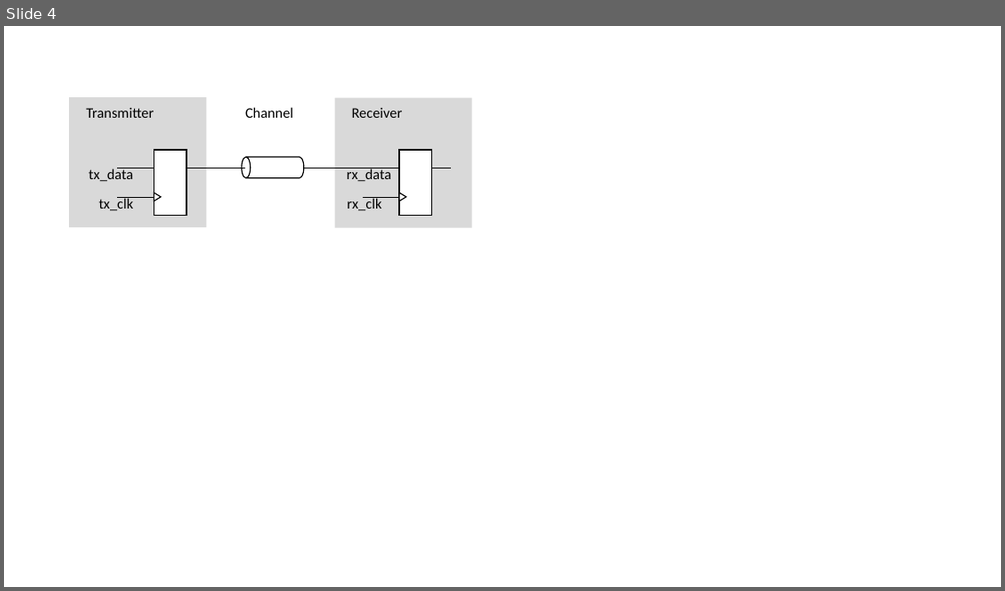
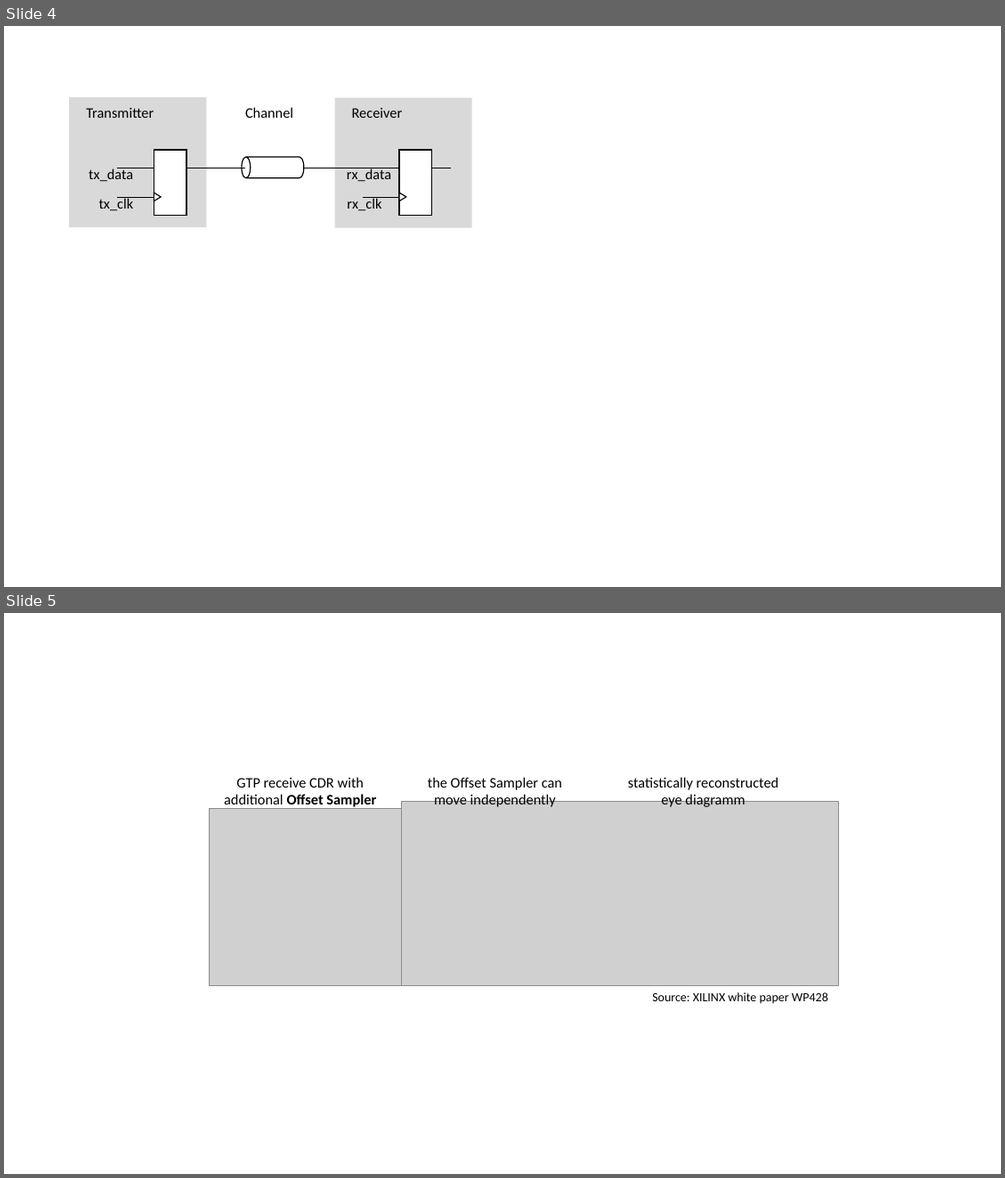
Before and after one commit to munich-ml/BER_tail_fit, a slide deck: images/images.pptx. Shown one above the other, each under a label of ours: slide 4 before the commit, slides 4 and 5 after it. The pictures are 1005x591 and 1005x1178 pixels, drawn with LibreOffice and Linux fonts; fonts in the diff are those of the drawing; grey boxes stand for pictures. Boxes give left, top, right and bottom in pixels: in the first picture for what was removed or moved away, otherwise in the second. Text is boxed around its words. In the diff, an @@ line names an element or a change of style, - is before the commit and + after.

```diff
--- a/images/images.pptx
+++ b/images/images.pptx
@@ slide 5 added at bbox=[4, 613, 1001, 1174], background #FFFFFF @@
@@ group added at bbox=[210, 777, 838, 1004]: 4 texts, 2 pictures @@
+GTP receive CDR with additional Offset Sampler
+the Offset Sampler can move independently
+statistically reconstructed eye diagramm
+Source: XILINX white paper WP428
```
Also in this commit, not shown: 1 other file.
